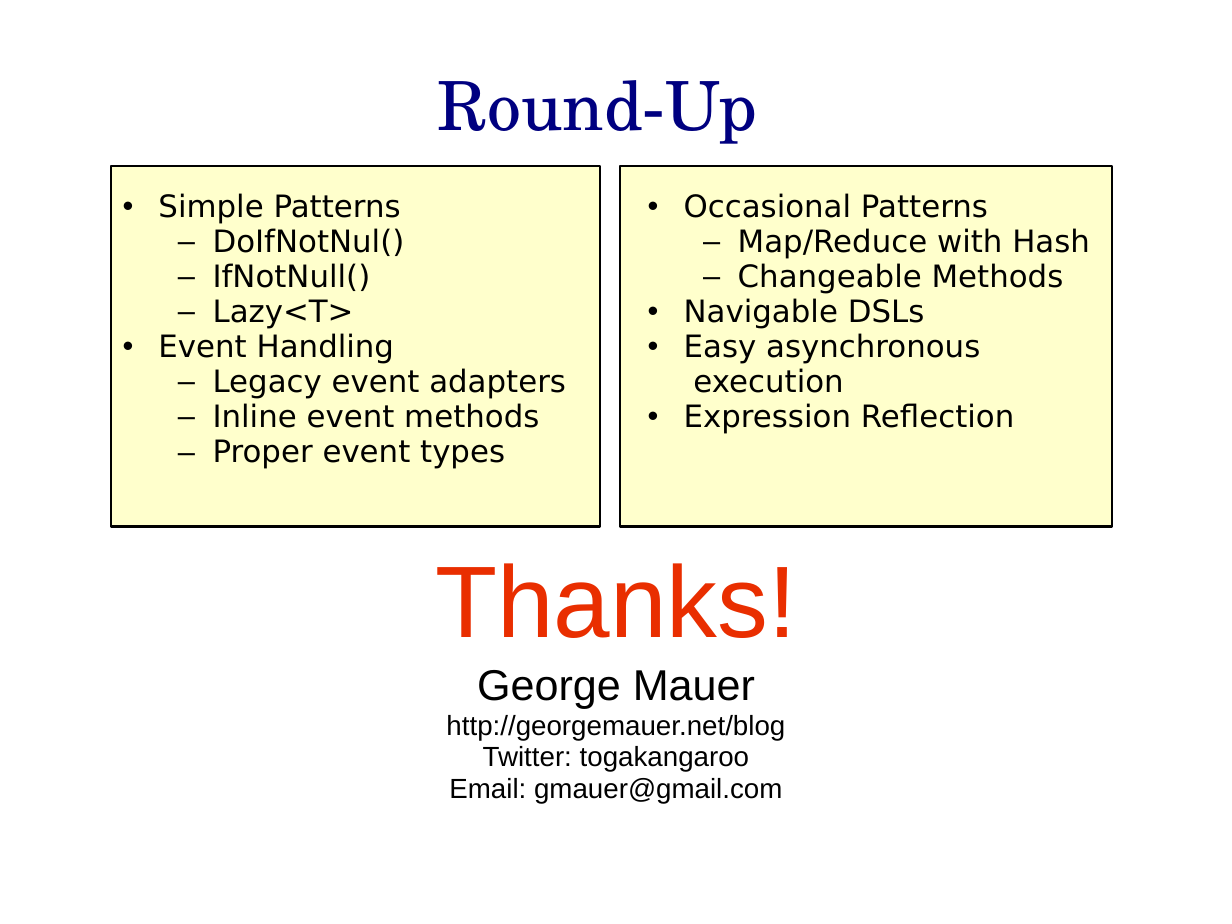
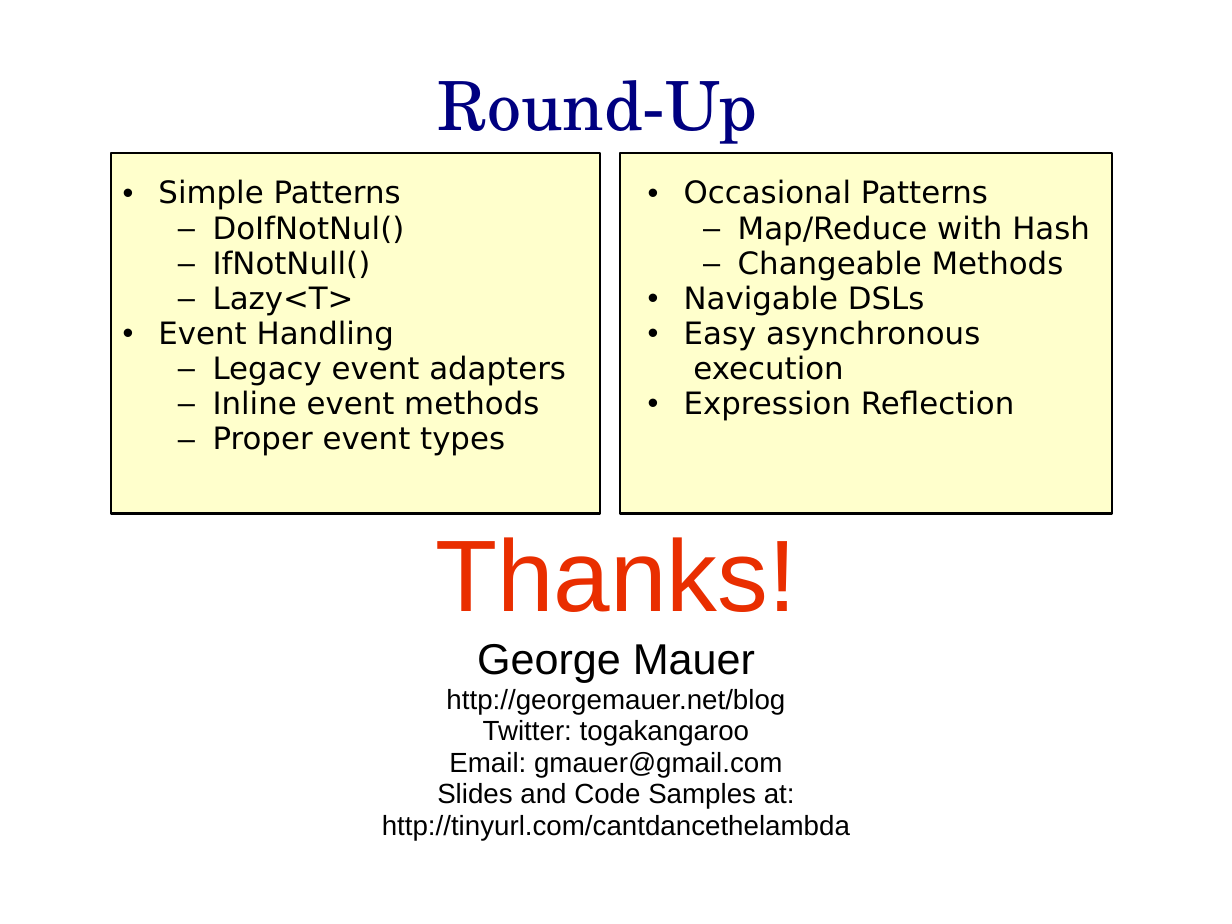
Before and after one commit to hamalawy/gim-projects, a slide deck: slide 15 of presentations/CantDanceTheLambda/docs/Can_t_Dance_the_Lambda.odp. Drawn at 1232x924 pixels with LibreOffice and Linux fonts; fonts in the diff are those of the drawing; background and template pictures are left out. Boxes give left, top, right and bottom in pixels: in the first picture for what was removed or moved away, otherwise in the second. Text is boxed around its words. In the diff, an @@ line names an element or a change of style, - is before the commit and + after.

```diff
--- a/presentations/CantDanceTheLambda/docs/Can_t_Dance_the_Lambda.odp
+++ b/presentations/CantDanceTheLambda/docs/Can_t_Dance_the_Lambda.odp
@@ 2 texts, 2 rectangles: place and size @@
-2 texts, 2 rectangles at box(111, 166, 1112, 527)
+2 texts, 2 rectangles at box(111, 153, 1112, 513)
@@ text "Thanks!": place and size @@
-text "Thanks!" at box(435, 563, 796, 803)
+text "Thanks!" at box(382, 537, 850, 840)
@@ text at box(382, 783, 850, 840): paragraph added @@
+Slides and Code Samples at: http://tinyurl.com/cantdancethelambda
```
Also in this commit, not shown: 1 other slide changed.
